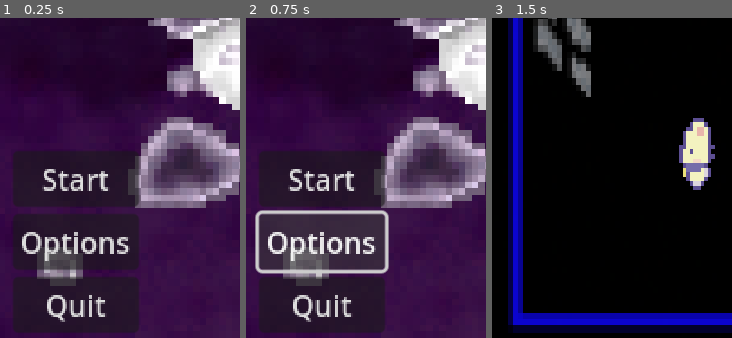
Above: before the commit, frames 1-3 (left to right).
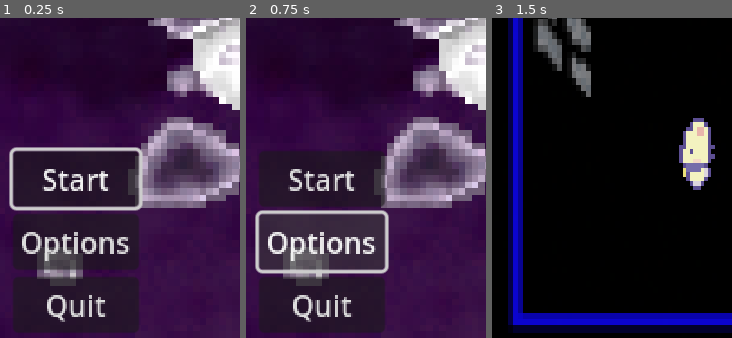
Above: after the commit, the same moments.

Repository: turkeygamer321/TSA-Video-Game
Game: Godot game, scene res://Level/MainMenu.tscn
The game is run twice, just before and just after one commit, with the same random seed, the same clock (stepped at 60 frames per second) and the same inputs.
Inputs:
- Up to frame 1 (0.25 s): no input
- Up to frame 2 (0.75 s): click "Options" at 0.5 s
- Up to frame 3 (1.5 s): click "Start" at 1.25 s
The pictures show only the part of the screen within x 0-50%, y 49-99%; the shares and areas given below are measured in that part.

The runs differ from the first frame. In frame 1, 2.4% of the frame differs, in the area x 3-60%, y 40-61%; in frame 2, nothing differs; in frame 3, nothing differs.

Commit message:
added main menu

Diff:
--- a/Level/MainMenu.gd
+++ b/Level/MainMenu.gd
@@ -1,5 +1,16 @@
 extends Control
 
+func _ready():
+	$VBoxContainer/StartButton.grab_focus()
 
 func _on_start_button_pressed():
 	get_tree().change_scene_to_file("res://Level/L1.tscn")
+
+
+func _on_options_button_pressed():
+	pass # Replace with function body.
+
+
+func _on_quit_button_pressed():
+	pass # Replace with function body.
+	get_tree().quit()
--- a/Level/MainMenu.tscn
+++ b/Level/MainMenu.tscn
@@ -42,3 +42,5 @@
 text = "Quit"
 
 [connection signal="pressed" from="VBoxContainer/StartButton" to="." method="_on_start_button_pressed"]
+[connection signal="pressed" from="VBoxContainer/OptionsButton" to="." method="_on_options_button_pressed"]
+[connection signal="pressed" from="VBoxContainer/QuitButton" to="." method="_on_quit_button_pressed"]
